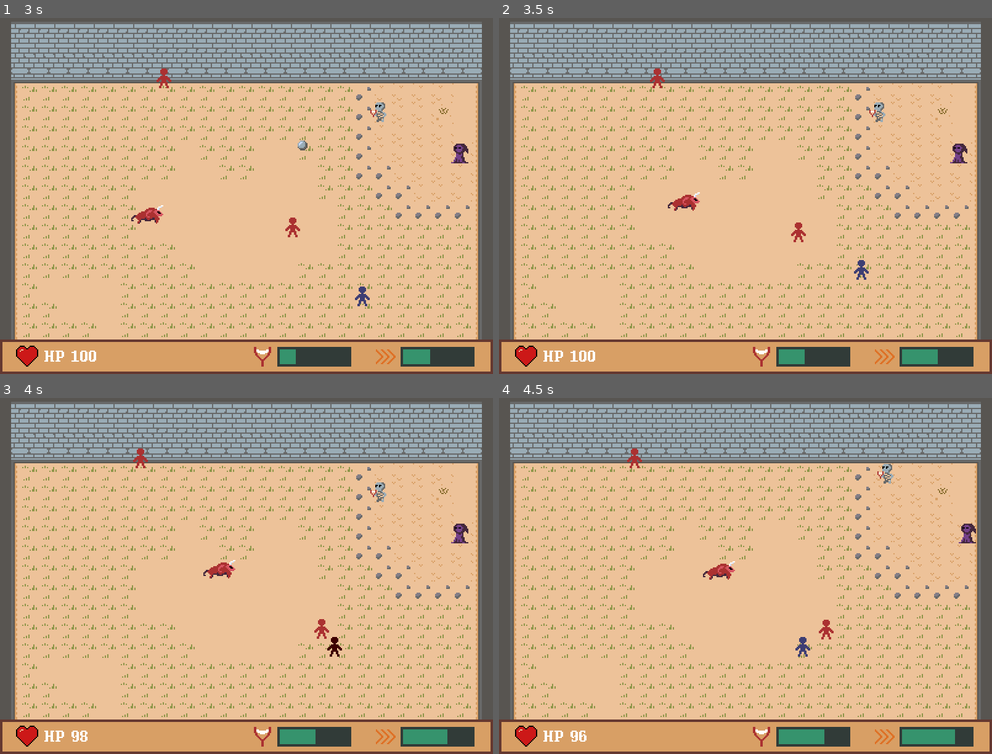
Above: before the commit, frames 1-4 (two rows, left to right).
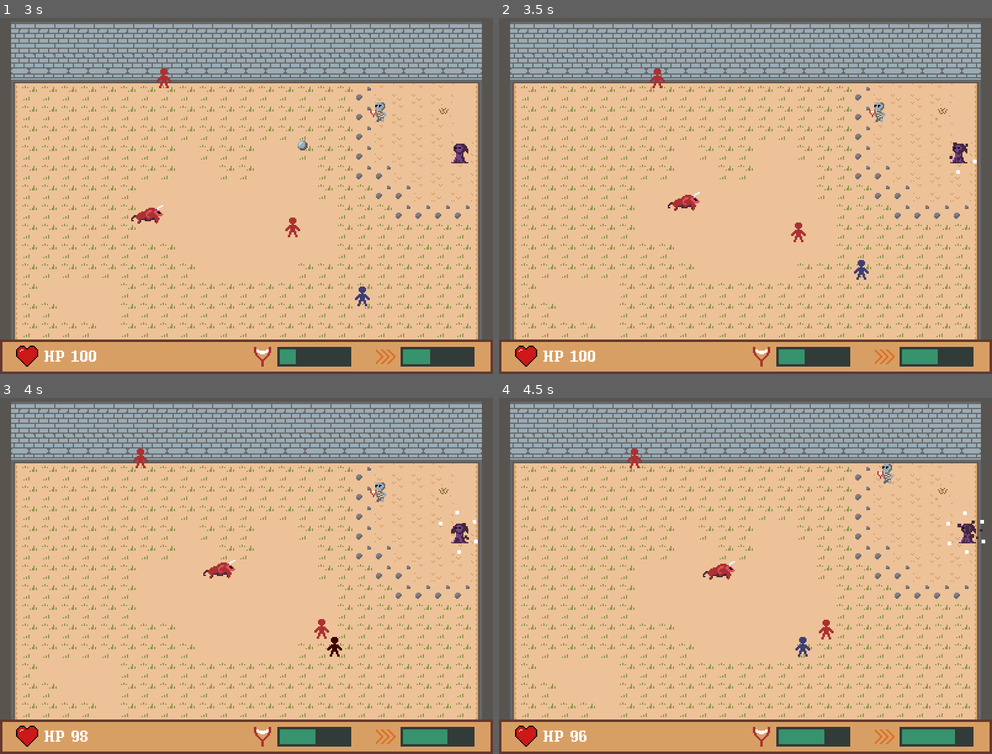
Above: after the commit, the same moments.

Repository: svntax/LD44-YLIC
Game: Godot game, scene res://Scenes/gameplay.tscn
The game is run twice, just before and just after one commit, with the same random seed, the same clock (stepped at 60 frames per second) and the same inputs.
Inputs (mouse positions are in pixels of both pictures, inside the frame that each line leads up to):
- Up to frame 1 (3 s): move the mouse to (354, 171) at 0.52 s; hold D (MOVE_RIGHT) 0.53-1.28 s; click (354, 171) at 0.6 s; move the mouse to (147, 206) at 1.27 s; hold S (MOVE_DOWN) 1.28-2.03 s; tap Space (DASH) at 1.35 s; move the mouse to (295, 107) at 2.02 s; hold D (MOVE_RIGHT) 2.03-2.78 s; right-click (295, 107) at 2.1 s; move the mouse to (221, 263) at 2.77 s; hold W (MOVE_UP) from 2.78 s (still down); click (221, 263) at 2.85 s
- Up to frame 2 (3.5 s): keep holding W (MOVE_UP)
- Up to frame 3 (4 s): move the mouse to (394, 625) at 3.52 s; release W (MOVE_UP) at 3.53 s; hold A (MOVE_LEFT) from 3.53 s (still down); hold Space (DASH) from 3.53 s (still down)
- Up to frame 4 (4.5 s): keep holding A (MOVE_LEFT); move the mouse to (597, 515) at 4.27 s; release Space (DASH) at 4.28 s; right-click (597, 515) at 4.35 s

Frame 1 is identical in both runs. In frame 2, less than 0.1% of the frame differs, in the area x 91-97%, y 34-44%; in frame 3, less than 0.1%; in frame 4, less than 0.1%, in the area x 90-99%, y 31-44%.

Commit message:
Add particle indicators for caster attack and teleport.

Diff:
--- a/Scenes/caster.tscn
+++ b/Scenes/caster.tscn
@@ -23,6 +23,26 @@
 "values": [ Color( 1, 0, 0, 1 ), Color( 1, 1, 1, 1 ) ]
 }
 
+[sub_resource type="ParticlesMaterial" id=3]
+flag_disable_z = true
+gravity = Vector3( 0, 0, 0 )
+initial_velocity = 70.0
+initial_velocity_random = 0.5
+orbit_velocity = 1.5
+orbit_velocity_random = 0.0
+scale = 3.0
+scale_random = 0.5
+color = Color( 0.270588, 0.156863, 0.235294, 1 )
+
+[sub_resource type="ParticlesMaterial" id=4]
+flag_disable_z = true
+spread = 0.0
+gravity = Vector3( 0, 0, 0 )
+initial_velocity = 100.0
+orbit_velocity = 1.0
+orbit_velocity_random = 0.0
+scale = 3.0
+
 [node name="caster" type="KinematicBody2D" groups=[
 "Enemies",
 ]]
@@ -36,3 +56,14 @@
 
 [node name="DamageAnimationPlayer" type="AnimationPlayer" parent="."]
 anims/enemy_hurt_anim = SubResource( 2 )
+
+[node name="AttackParticles" type="Particles2D" parent="."]
+position = Vector2( 0, 4 )
+emitting = false
+process_material = SubResource( 3 )
+
+[node name="TeleportParticles" type="Particles2D" parent="."]
+position = Vector2( -2, 15 )
+emitting = false
+amount = 6
+process_material = SubResource( 4 )
--- a/Scripts/caster.gd
+++ b/Scripts/caster.gd
@@ -118,13 +118,20 @@
 
     if teleport_timing > 0:
         teleport_timing -= delta;
+    if teleport_timing < 2 and not get_node("TeleportParticles").is_emitting():
+        get_node("TeleportParticles").set_emitting(true)
     if teleport_timing <= 0:
         teleport_timing = rand_range(TELEPORT_LOW_END, TELEPORT_HIGH_END);
+        if get_node("TeleportParticles").is_emitting():
+            get_node("TeleportParticles").set_emitting(false)
         carry_out_teleport();
 
-
     shotTimer -= delta;
+    if shotTimer <= 2 and not get_node("AttackParticles").is_emitting():
+        get_node("AttackParticles").set_emitting(true)
     if shotTimer <= 0:
+        if get_node("AttackParticles").is_emitting():
+            get_node("AttackParticles").set_emitting(false)
         var projectile_test = enemy_projectile.instance();
         get_parent().add_child(projectile_test);
         projectile_test.get_node("AnimationPlayer").play("magic_projectile_anim")
Not shown: 1 places in Scenes/caster.tscn that only renumber resources
